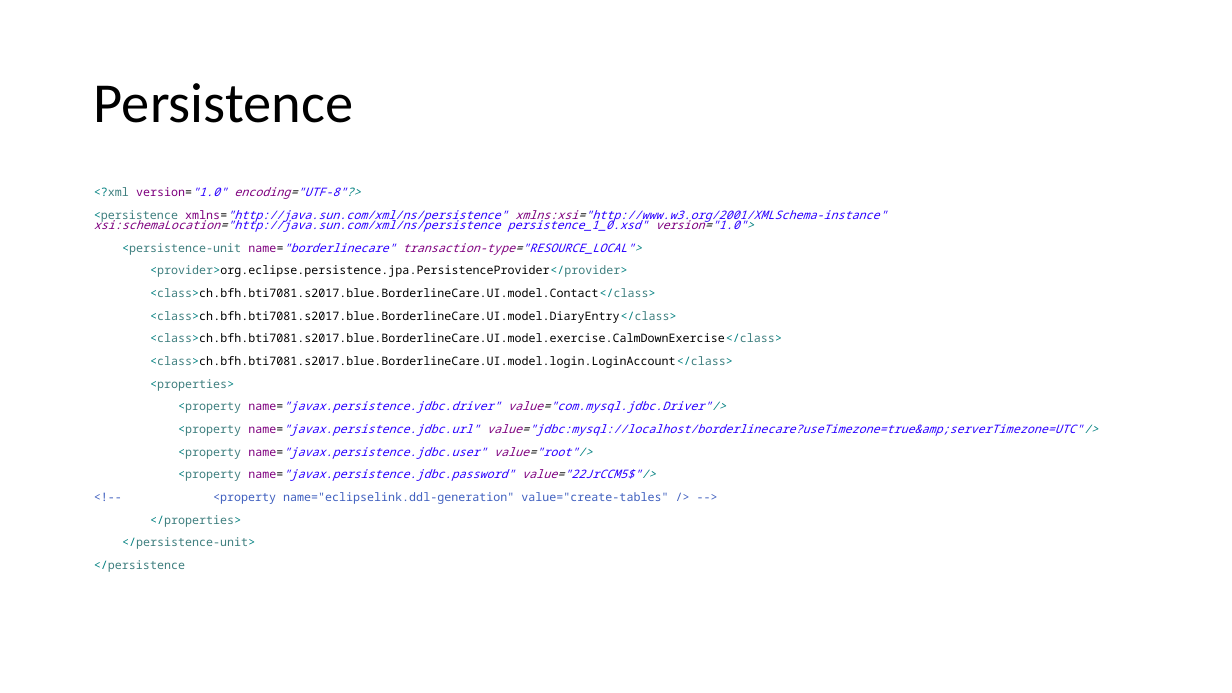
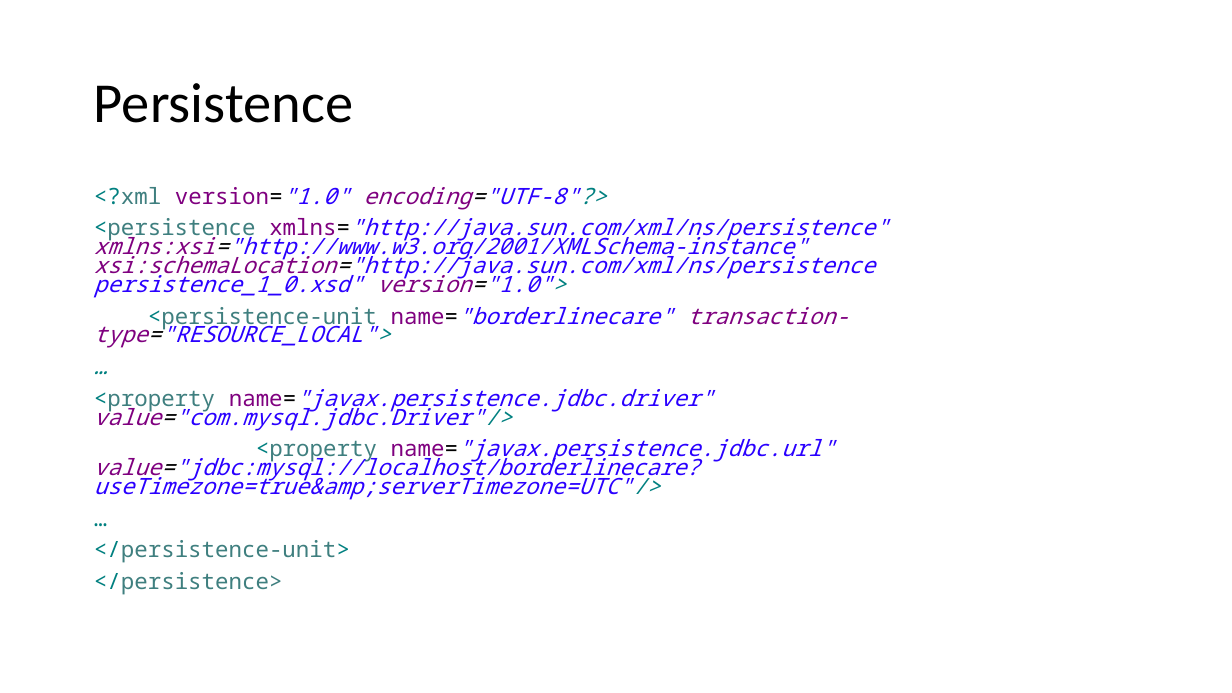
Before and after one commit to wyssp8/BTI7081-Software-Engineering-and-Design, a slide deck: slide 7 of doc/CS01/task14/cs1-task14-presentation.pptx (slide 8 before the commit). Drawn at 1232x693 pixels with LibreOffice and Linux fonts; fonts in the diff are those of the drawing. Boxes give left, top, right and bottom in pixels: in the first picture for what was removed or moved away, otherwise in the second. Text is boxed around its words. In the diff, an @@ line names an element or a change of style, - is before the commit and + after.

Commit message:
Presentation update

```diff
--- a/doc/CS01/task14/cs1-task14-presentation.pptx
+++ b/doc/CS01/task14/cs1-task14-presentation.pptx
@@ text at (x1=94, y1=187, x2=889, y2=563): size 9.1 to 17.5 pt @@
@@ text at (x1=150, y1=265, x2=782, y2=391): text changed; size 9.1 to 17.5 pt; text colour #000000 to #008080; italic on @@
-<provider>org.eclipse.persistence.jpa.PersistenceProvider</provider>
-<class>ch.bfh.bti7081.s2017.blue.BorderlineCare.UI.model.Contact</class>
-<class>ch.bfh.bti7081.s2017.blue.BorderlineCare.UI.model.DiaryEntry</class>
-<class>ch.bfh.bti7081.s2017.blue.BorderlineCare.UI.model.exercise.CalmDownExercise</class>
-<class>ch.bfh.bti7081.s2017.blue.BorderlineCare.UI.model.login.LoginAccount</class>
-<properties>
+…
@@ text at (x1=150, y1=447, x2=668, y2=527): text changed; size 9.1 to 17.5 pt; text colour #2A00FF to #008080 @@
-<property name="javax.persistence.jdbc.user" value="root"/>
-<property name="javax.persistence.jdbc.password" value="22JrCCM5$"/>
-<!-- <property name="eclipselink.ddl-generation" value="create-tables" /> -->
-</properties>
+…
@@ text at (x1=94, y1=572, x2=283, y2=595): text changed; size 9.1 to 17.5 pt @@
-</persistence
+</persistence>
```
Also in this commit, not shown: 1 other slide changed, 2 slides added, 1 slide removed.
